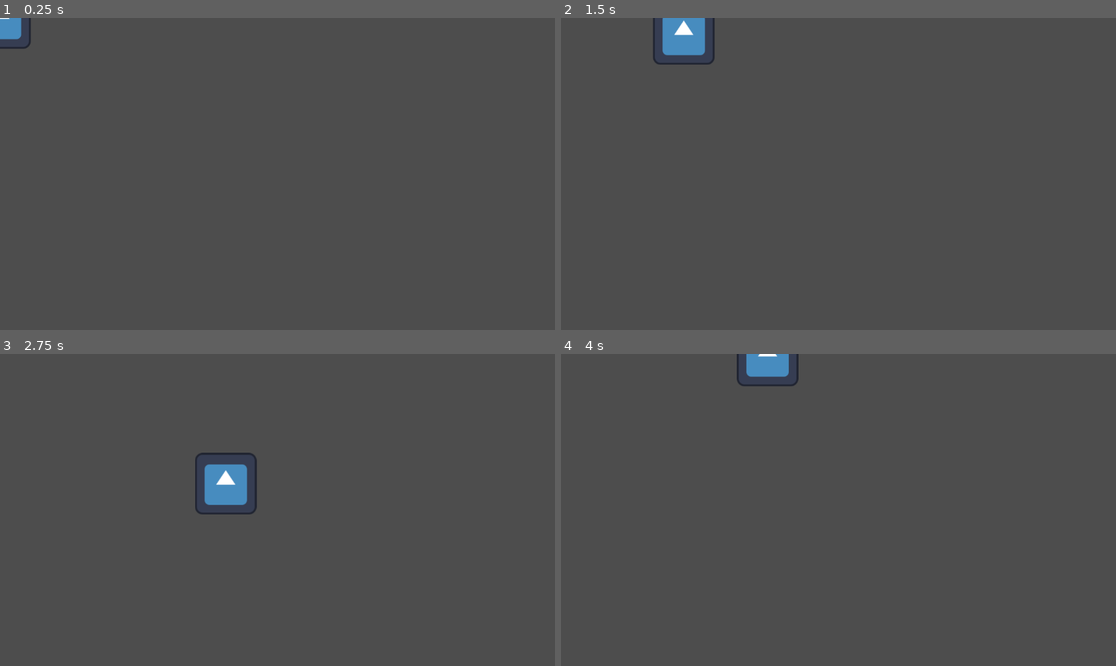
Above: before the commit, frames 1-4 (two rows, left to right).
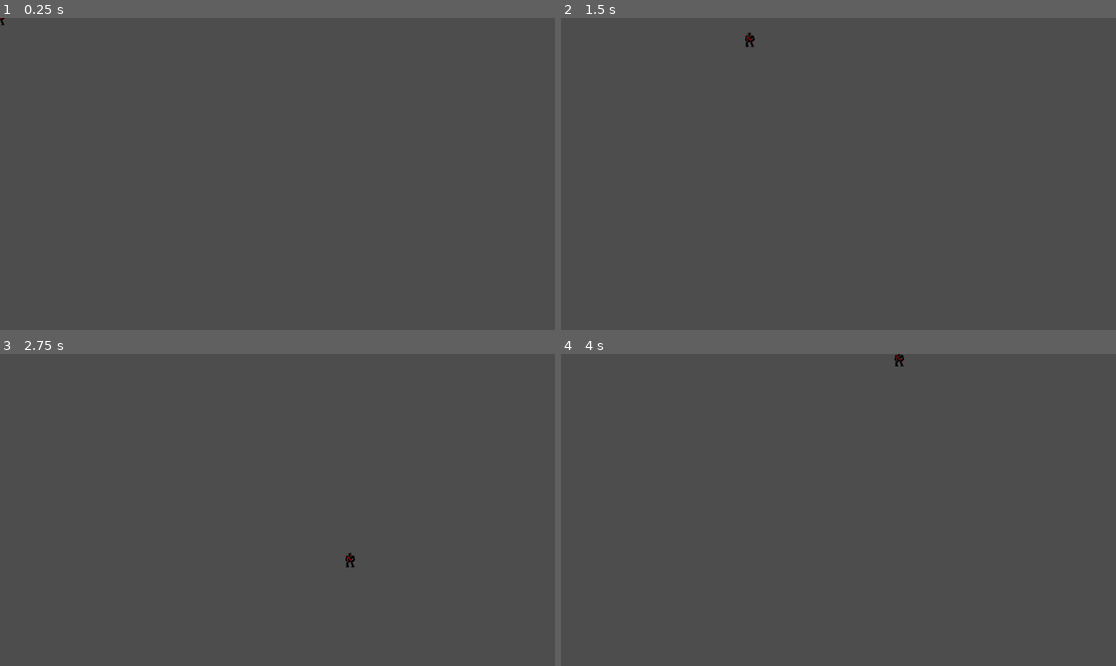
Above: after the commit, the same moments.

Repository: jible/capstone
Game: Godot game, scene res://scenes/james_testing_scene.tscn
Same seed, same stepped clock (60 frames per second), same inputs: the game is played once before the commit and once after it. This scene is started directly instead of the project's main scene. The engine's default icon, where the game draws it, is replaced by a stand-in: a white triangle on a blue panel in a dark square.
Inputs:
- Up to frame 1 (0.25 s): no input
- Up to frame 2 (1.5 s): tap Enter at 0.5 s; hold Right (right) 0.53-1.28 s; hold Down (down) from 1.28 s (still down)
- Up to frame 3 (2.75 s): release Down (down) at 2.03 s; hold Right (right) from 2.03 s (still down)
- Up to frame 4 (4 s): release Right (right) at 2.78 s; hold W (up) 2.78-3.53 s; hold Left (left) from 3.53 s (still down)

The runs differ from the first frame. In frame 1, 0.3% of the frame differs, in the area x 0-6%, y 0-10%; in frame 2, 1.2%; in frame 3, 1.4%, in the area x 35-64%, y 31-69%; in frame 4, 0.8%.

Commit message:
Added player sprite, made movement state machine and action state machine. Base states set up, but it still needs lots of work

Diff:
--- a/scenes/player.tscn
+++ b/scenes/player.tscn
@@ -1,44 +1,79 @@
-[gd_scene load_steps=8 format=3 uid="uid://htmrbxwes0qe"]
+[gd_scene load_steps=14 format=3 uid="uid://htmrbxwes0qe"]
 
 [ext_resource type="Script" path="res://scripts/player/player.gd" id="1_7g2iv"]
-[ext_resource type="Texture2D" uid="uid://5svwkx2o14oa" path="res://icon.svg" id="2_7an2t"]
-[ext_resource type="Script" path="res://scripts/player/state_machine.gd" id="3_5ueii"]
+[ext_resource type="Texture2D" uid="uid://dslr3ip0cnxp0" path="res://assets/sprites/playerV1.png" id="2_disy8"]
+[ext_resource type="Script" path="res://scripts/mobility_state_machine.gd" id="3_g4mpv"]
+[ext_resource type="Script" path="res://scripts/player/states/default.gd" id="4_7vxn0"]
 [ext_resource type="Script" path="res://scripts/player/player_idle.gd" id="4_vol82"]
+[ext_resource type="Script" path="res://scripts/state_machine.gd" id="5_csc8m"]
+[ext_resource type="Script" path="res://scripts/player/states/immobilized.gd" id="5_lshwf"]
 [ext_resource type="Script" path="res://scripts/player/player_walk.gd" id="5_xarkn"]
+[ext_resource type="Script" path="res://scripts/player/states/slowed.gd" id="6_cpvwx"]
+[ext_resource type="Script" path="res://scripts/player/states/dash.gd" id="7_l260a"]
 
 [sub_resource type="CircleShape2D" id="CircleShape2D_1gp0w"]
 
-[sub_resource type="SpriteFrames" id="SpriteFrames_6wcku"]
+[sub_resource type="AtlasTexture" id="AtlasTexture_gp1h0"]
+atlas = ExtResource("2_disy8")
+region = Rect2(0, 0, 20, 30)
+
+[sub_resource type="SpriteFrames" id="SpriteFrames_p7tmq"]
 animations = [{
 "frames": [{
 "duration": 1.0,
-"texture": ExtResource("2_7an2t")
+"texture": SubResource("AtlasTexture_gp1h0")
 }],
 "loop": true,
-"name": &"place_holder_anim",
+"name": &"player_idle",
 "speed": 5.0
 }]
 
-[node name="Player" type="CharacterBody2D" node_paths=PackedStringArray("sm")]
+[node name="Player" type="CharacterBody2D" node_paths=PackedStringArray("action_sm", "mobility_sm")]
 script = ExtResource("1_7g2iv")
-max_speed = 500
-acceleration = 40
-drag_coefficient = 0.1
-sm = NodePath("StateMachine")
+max_speed = 1200
+acceleration = 50
+drag_coefficient = 0.08
+action_sm = NodePath("Action State Machine")
+mobility_sm = NodePath("Mobility State Machine")
 
 [node name="CollisionShape2D" type="CollisionShape2D" parent="."]
 shape = SubResource("CircleShape2D_1gp0w")
 
 [node name="AnimatedSprite2D" type="AnimatedSprite2D" parent="."]
-sprite_frames = SubResource("SpriteFrames_6wcku")
-animation = &"place_holder_anim"
+sprite_frames = SubResource("SpriteFrames_p7tmq")
+animation = &"player_idle"
 
-[node name="StateMachine" type="Node" parent="."]
-script = ExtResource("3_5ueii")
-default_state = "idle"
+[node name="Mobility State Machine" type="Node" parent="." node_paths=PackedStringArray("player")]
+script = ExtResource("3_g4mpv")
+player = NodePath("..")
+default_state = "Default"
 
-[node name="idle" type="Node" parent="StateMachine"]
+[node name="Default" type="Node" parent="Mobility State Machine"]
+script = ExtResource("4_7vxn0")
+
+[node name="Immobilized" type="Node" parent="Mobility State Machine"]
+script = ExtResource("5_lshwf")
+
+[node name="Slowed" type="Node" parent="Mobility State Machine"]
+script = ExtResource("6_cpvwx")
+
+[node name="Dash" type="Node" parent="Mobility State Machine"]
+script = ExtResource("7_l260a")
+
+[node name="Action State Machine" type="Node" parent="."]
+script = ExtResource("5_csc8m")
+default_state = "Idle"
+
+[node name="Idle" type="Node" parent="Action State Machine"]
 script = ExtResource("4_vol82")
 
-[node name="walk" type="Node" parent="StateMachine"]
+[node name="Walk" type="Node" parent="Action State Machine"]
 script = ExtResource("5_xarkn")
+
+[node name="Run" type="Node" parent="Action State Machine"]
+
+[node name="Attack" type="Node" parent="Action State Machine"]
+
+[node name="Interact" type="Node" parent="Action State Machine"]
+
+[node name="Hurt" type="Node" parent="Action State Machine"]
--- a/scripts/player/state_machine.gd
+++ b/scripts/mobility_state_machine.gd
@@ -1,21 +1,19 @@
 extends Node
-# src = https://github.com/jible/BallGame/blob/main/Scripts/PlayerScripts/playerStates.gd
+
+
+
+@export var player: CharacterBody2D
+@export var default_state: String = ""
 
 var state_names = []
 var state_objects = {}
 var current_state: String
 
-## This is the default state for the state machine
-@export var default_state: String = ""
 
-func _ready():
-	current_state = default_state
-	state_objects = {}
-	state_names = []
-	for child in get_children():
-		state_names.append(child.name)
-		state_objects[child.name] = child
-	enter_state(current_state)
+func update_velocity(input_vector):
+	state_objects[current_state].update_velocity(input_vector)
+
+
 
 func change_state(new_state):
 	if (new_state != current_state && new_state in state_names):
@@ -27,8 +25,14 @@
 
 # ---------------------------------------------------------------------------
 # private functions:
-func update_state(delta):
-	state_objects[current_state].update_state(delta)
+func _ready():
+	current_state = default_state
+	state_objects = {}
+	state_names = []
+	for child in get_children():
+		state_names.append(child.name)
+		state_objects[child.name] = child
+	enter_state(current_state)
 
 
 func enter_state(new_state):
--- /dev/null
+++ b/scripts/player/input_manager.gd
@@ -0,0 +1,15 @@
+extends Node
+
+
+func get_input_vector():
+	var input_vector = Vector2.ZERO
+	if Input.is_action_pressed("up"):
+		input_vector.y -= 1
+	if Input.is_action_pressed("down"):
+		input_vector.y += 1
+	if Input.is_action_pressed("left"):
+		input_vector.x -= 1
+	if Input.is_action_pressed("right"):
+		input_vector.x += 1
+	input_vector = input_vector.normalized()
+	return input_vector
--- a/scripts/player/player.gd
+++ b/scripts/player/player.gd
@@ -1,18 +1,28 @@
 extends CharacterBody2D
-## The player's max speed
+
+
 @export var max_speed: int
 @export var acceleration: int
-@onready var input_vector = Vector2.ZERO
 @export var drag_coefficient: float
+
 @onready var drag:float  = 1.0 - drag_coefficient
-## Reference to the state machine from the scene hierarchy
-@export var sm: Node
+
+var input_manager = "res://scripts/player/input_manager.gd"
+var speed_mult = 1;
+
+@export var action_sm: Node
+@export var mobility_sm: Node
+
+func _physics_process(delta):
+	var input_vector = get_input_vector()
+	action_sm.update_state(delta)
+	mobility_sm.update_velocity(input_vector)
+
+	move_and_slide()
 
 
-func _physics_process(delta):
-	print(drag,"and ",  drag_coefficient)
-
-	input_vector = Vector2.ZERO
+func get_input_vector():
+	var input_vector = Vector2.ZERO
 	if Input.is_action_pressed("up"):
 		input_vector.y -= 1
 	if Input.is_action_pressed("down"):
@@ -21,14 +31,5 @@
 		input_vector.x -= 1
 	if Input.is_action_pressed("right"):
 		input_vector.x += 1
-
 	input_vector = input_vector.normalized()
-
-	velocity += input_vector * acceleration
-	velocity *= drag
-	velocity.limit_length(max_speed)
-
-	sm.update_state(delta)
-
-
-	move_and_slide()
+	return input_vector
--- a/scripts/player/player_walk.gd
+++ b/scripts/player/player_walk.gd
@@ -3,8 +3,8 @@
 
 
 func update_state(delta):
-	print("update")
+	pass
 func enter_state():
-	print("enter")
+	pass
 func exit_state():
-	print("exit")
+	pass
--- /dev/null
+++ b/scripts/player/states/dash.gd
@@ -0,0 +1,8 @@
+extends Node
+
+@onready var player = get_parent().player
+# idk yet
+func enter_state():
+	pass
+func exit_state():
+	pass
--- /dev/null
+++ b/scripts/player/states/default.gd
@@ -0,0 +1,13 @@
+extends Node
+
+@onready var player = get_parent().player
+
+func update_velocity(input_vector):
+	player.velocity += input_vector * player.acceleration
+	player.velocity *= player.drag
+	player.velocity.limit_length(player.max_speed)
+
+func enter_state():
+	pass
+func exit_state():
+	pass
--- /dev/null
+++ b/scripts/player/states/immobilized.gd
@@ -0,0 +1,11 @@
+extends Node
+
+@onready var player = get_parent().player
+
+func update_velocity(input_vector):
+	player.velocity = Vector2.ZERO
+
+func enter_state():
+	pass
+func exit_state():
+	pass
--- /dev/null
+++ b/scripts/player/states/slowed.gd
@@ -0,0 +1,16 @@
+extends Node
+
+
+@onready var player = get_parent().player
+@export var action_sm: Node
+
+func update_velocity(input_vector):
+	player.velocity += input_vector * player.acceleration/ 2
+	player.velocity *= player.drag
+	player.velocity.limit_length(player.max_speed /2)
+
+
+func enter_state():
+	pass
+func exit_state():
+	pass
--- /dev/null
+++ b/scripts/state_machine.gd
@@ -0,0 +1,40 @@
+extends Node
+
+# src = https://github.com/jible/BallGame/blob/main/Scripts/PlayerScripts/playerStates.gd
+
+var state_names = []
+var state_objects = {}
+var current_state: String
+
+## This is the default state for the state machine
+@export var default_state: String = ""
+
+func _ready():
+	current_state = default_state
+	state_objects = {}
+	state_names = []
+	for child in get_children():
+		state_names.append(child.name)
+		state_objects[child.name] = child
+	enter_state(current_state)
+
+func change_state(new_state):
+	if (new_state != current_state && new_state in state_names):
+		if (current_state in state_names):
+			exit_state(current_state)
+		current_state = new_state
+		enter_state(new_state)
+
+
+
+func update_state(delta):
+	state_objects[current_state].update_state(delta)
+
+# ---------------------------------------------------------------------------
+# private functions:
+func enter_state(new_state):
+	state_objects[new_state].enter_state()
+
+
+func exit_state(old_state):
+	state_objects[old_state].exit_state()
Binary file added: assets/sprites/playerV1.png
Not shown, added: assets/sprites/playerV1.png.import
